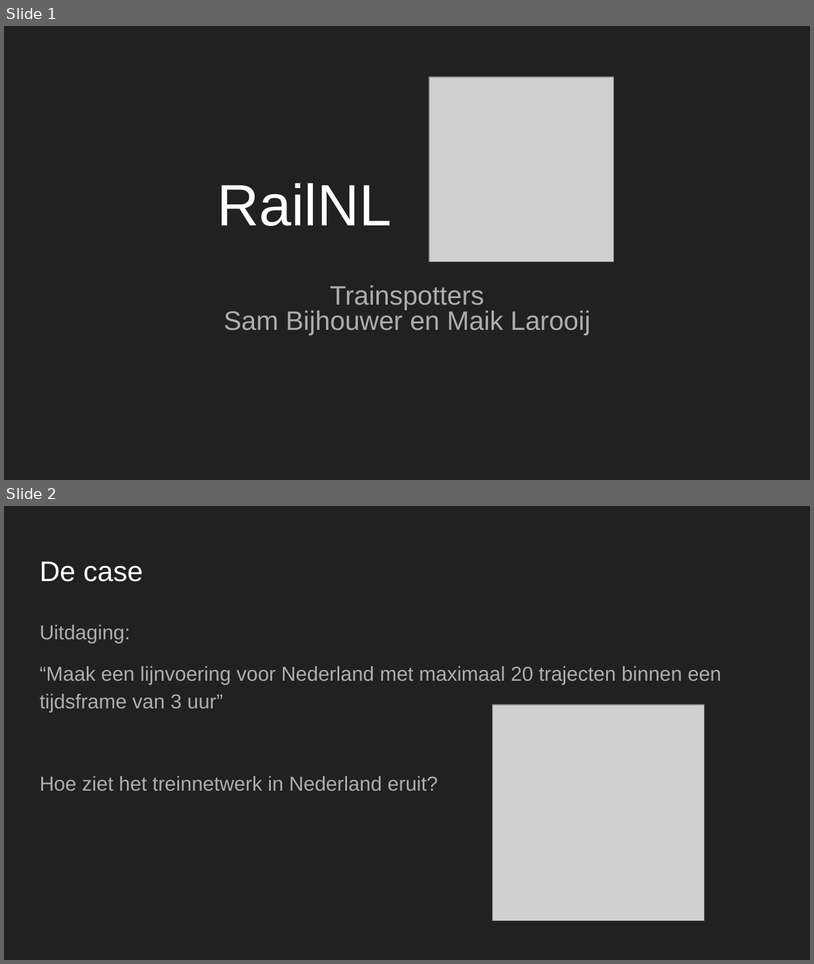
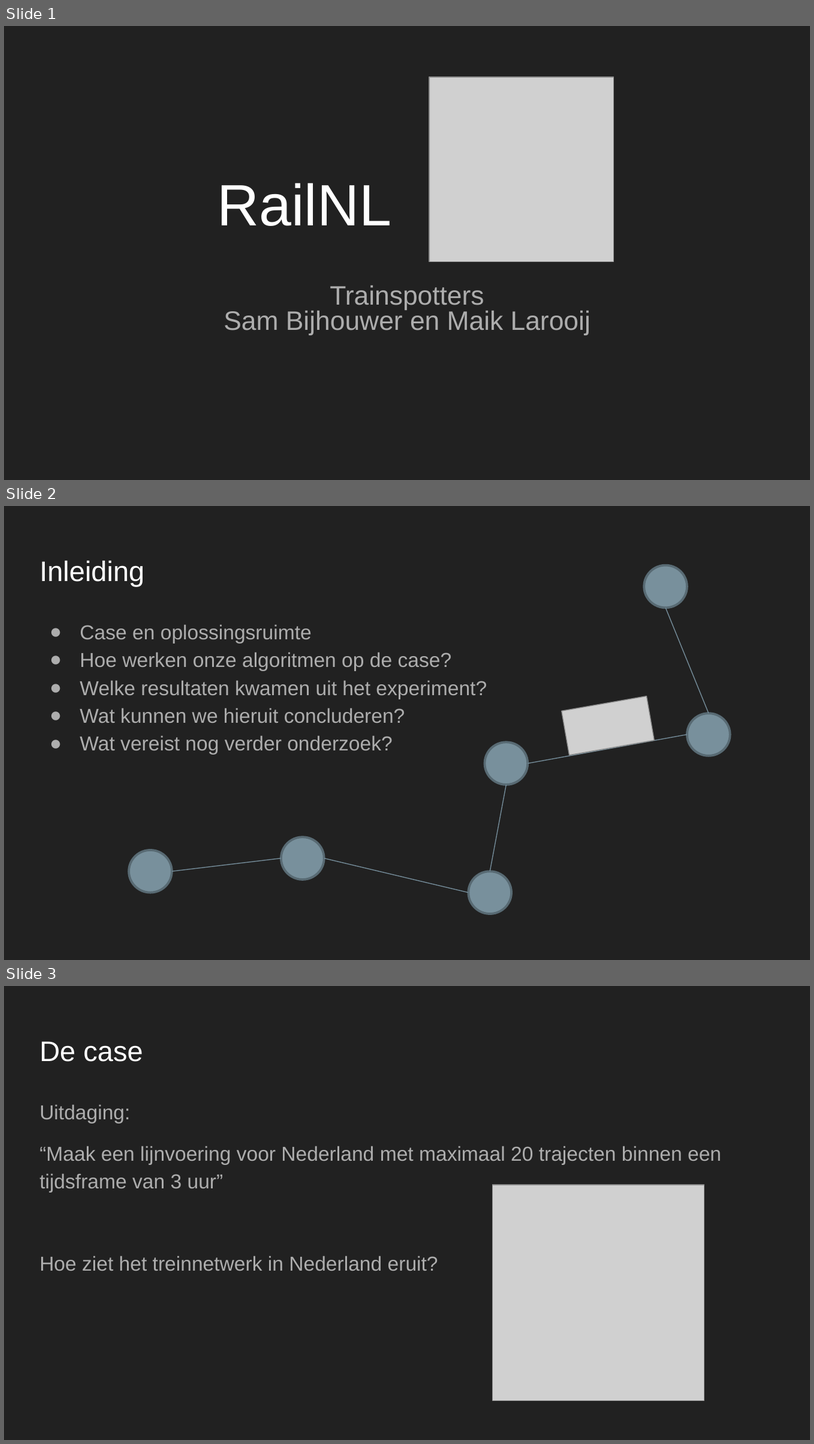
Before and after one commit to maiklarooij/Trainspotters, a slide deck: doc/Presentatie_Trainspotters.pptx. Shown one above the other, each under a label of ours: slides 1 and 2 before the commit, slides 1, 2 and 3 after it. The pictures are 814x964 and 814x1444 pixels, drawn with LibreOffice and Linux fonts; fonts in the diff are those of the drawing; grey boxes stand for pictures. Boxes give left, top, right and bottom in pixels: in the first picture for what was removed or moved away, otherwise in the second. Text is boxed around its words. In the diff, an @@ line names an element or a change of style, - is before the commit and + after.

```diff
--- a/doc/Presentatie_Trainspotters.pptx
+++ b/doc/Presentatie_Trainspotters.pptx
@@ slide 2 added at (x1=4, y1=506, x2=810, y2=960), background #212121 @@
@@ title added at (x1=39, y1=561, x2=144, y2=586), 25.2 pt, text #FFFFFF @@
+Inleiding
@@ ellipse added at (x1=644, y1=565, x2=687, y2=607), fill #78909C, outline #596B73 2 pt @@
@@ line added from (709, 713) to (666, 607), #748D99 0.75 pt @@
@@ text added at (x1=80, y1=624, x2=487, y2=754), 18 pt, text #ADADAD @@
+● Case en oplossingsruimte
+● Hoe werken onze algoritmen op de case?
+● Welke resultaten kwamen uit het experiment?
+● Wat kunnen we hieruit concluderen?
+● Wat vereist nog verder onderzoek?
@@ picture added at (x1=562, y1=696, x2=655, y2=755) @@
@@ ellipse added at (x1=687, y1=713, x2=730, y2=756), fill #78909C, outline #596B73 2 pt @@
@@ line added from (528, 763) to (687, 734), #748D99 0.75 pt @@
@@ ellipse added at (x1=485, y1=742, x2=527, y2=785), fill #78909C, outline #596B73 2 pt @@
@@ line added from (490, 871) to (506, 784), #748D99 0.75 pt @@
@@ ellipse added at (x1=281, y1=837, x2=324, y2=879), fill #78909C, outline #596B73 2 pt @@
@@ ellipse added at (x1=129, y1=850, x2=172, y2=892), fill #78909C, outline #596B73 2 pt @@
@@ line added from (172, 871) to (281, 858), #748D99 0.75 pt @@
@@ line added from (324, 858) to (468, 892), #748D99 0.75 pt @@
@@ ellipse added at (x1=468, y1=871, x2=511, y2=914), fill #78909C, outline #596B73 2 pt @@
@@ what was slide 2 is now slide 3 @@
```
Also in this commit, not shown: 6 slides changed, 5 other files.
